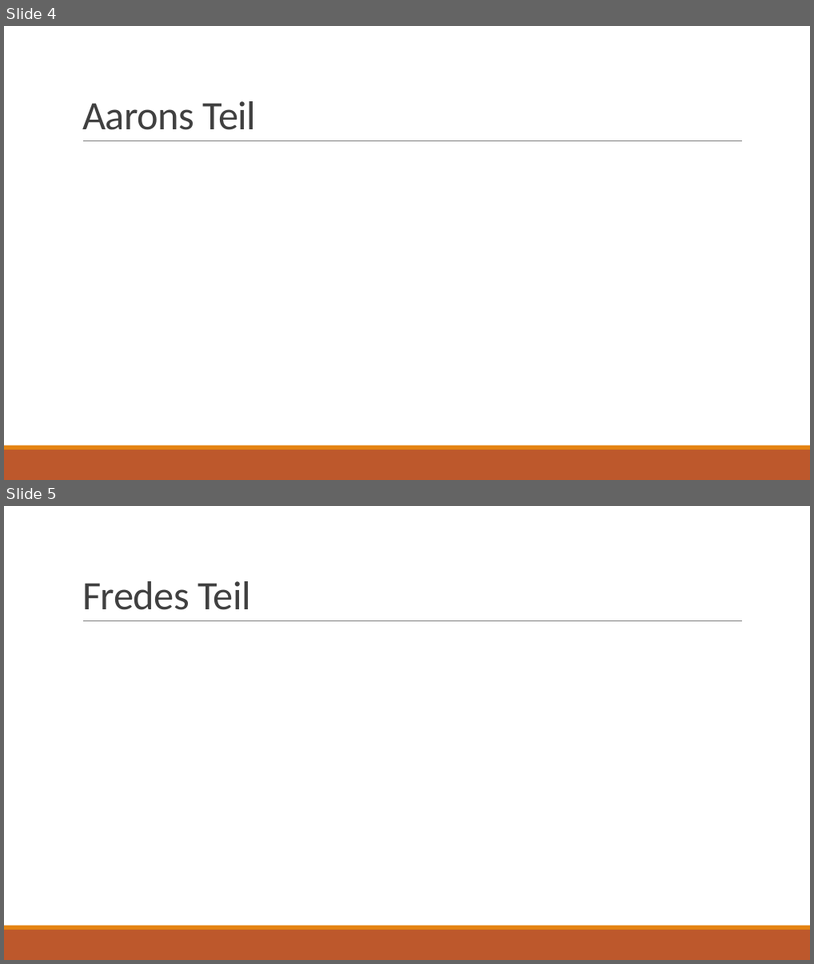
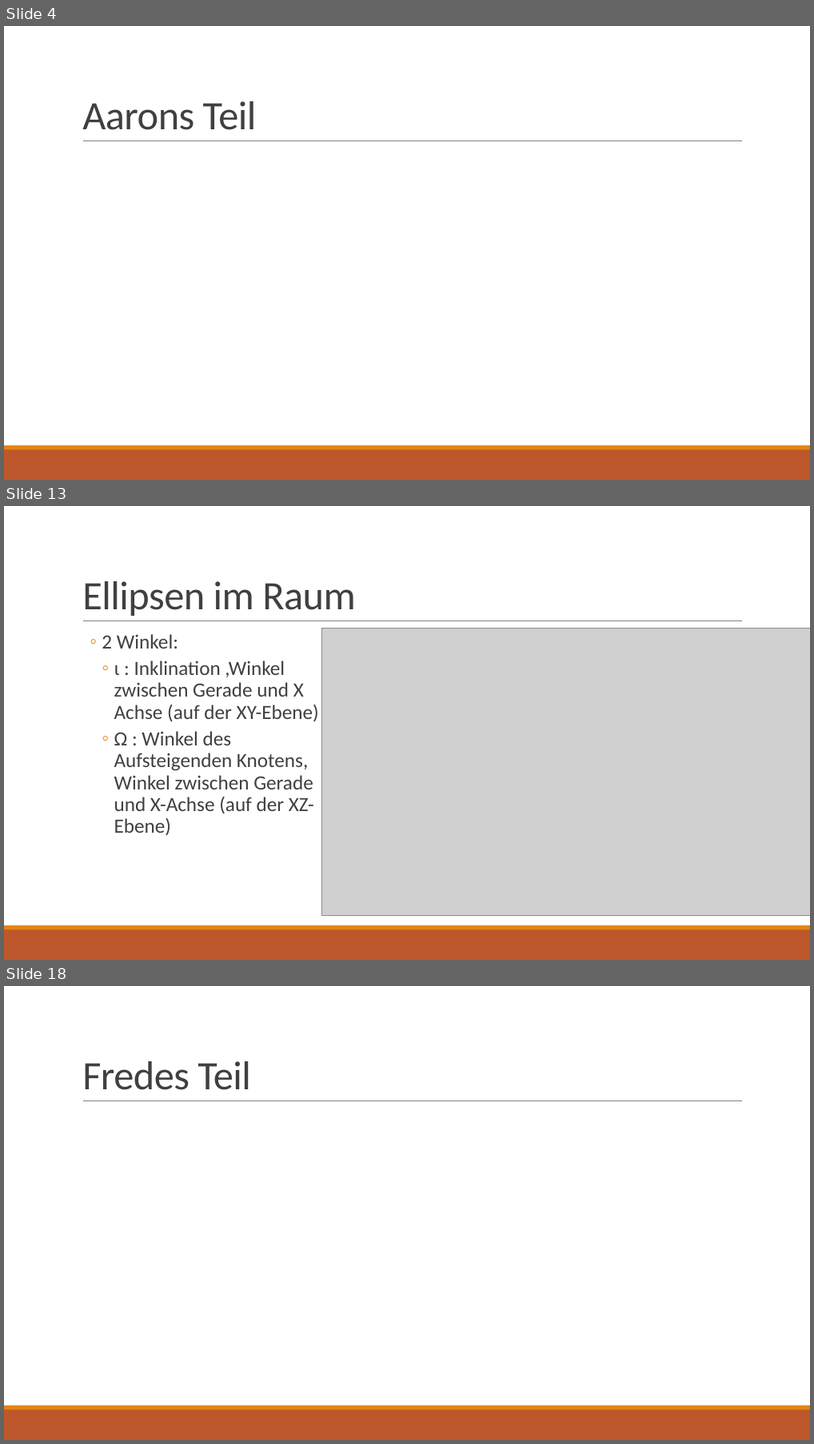
Before and after one commit to Voxen4/Planetarium, a slide deck: Simulation des Sonnensytem.pptx. Shown one above the other, each under a label of ours: slides 4 and 5 before the commit, slides 4, 13 and 18 after it; the slides between them are not shown. The pictures are 814x964 and 814x1444 pixels, drawn with LibreOffice and Linux fonts; fonts in the diff are those of the drawing; grey boxes stand for pictures. Boxes give left, top, right and bottom in pixels: in the first picture for what was removed or moved away, otherwise in the second. Text is boxed around its words. In the diff, an @@ line names an element or a change of style, - is before the commit and + after.

```diff
--- a/Simulation des Sonnensytem.pptx
+++ b/Simulation des Sonnensytem.pptx
@@ slide 13 added at [4,506,810,960], background #FFFFFF; not listed: 3 template elements that a slide beside it also shows @@
@@ title added at [82,581,356,616], 48 pt, text #404040 @@
+Ellipsen im Raum
@@ text added at [102,634,319,836], 24 pt, text #404040 @@
+  ◦ 2 Winkel:
+    ◦ ι : Inklination ,Winkel zwischen Gerade und X Achse (auf der XY-Ebene)
+    ◦ Ω : Winkel des Aufsteigenden Knotens, Winkel zwischen Gerade und X-Achse (auf der XZ-Ebene)
@@ picture added at [322,628,810,916] @@
@@ what was slide 5 is now slide 18 @@
```
Also in this commit, not shown: 12 other slides added.
